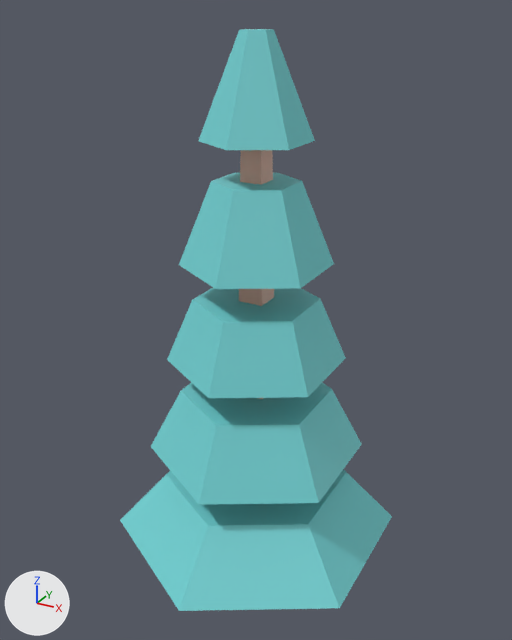
Two versions of the glTF model assets/models/kit/nature_tree_pineRoundA.glb, one commit apart.
The view is the same before and after, from a 50 mm camera at (0.72, -1.311, 1.354) aimed at (-0.013, 0.021, 0.688). Arrows for +X, +Y and +Z are at lower left; the lights stay in place. The picture after the commit comes second. Vertices at exactly the same position are counted once.

Script lines for the objects in view, before the commit:
```python
me_mesh_tree_pinerounda = bpy.data.meshes.new('Mesh tree_pineRoundA')
me_mesh_tree_pinerounda.from_pydata(...)  # 104 vertices, 204 faces; spans x -0.309..0.309, y -0.356..0.356, z -0.05..1.316
me_mesh_tree_pinerounda.materials.append(mat_defaultmaterial)
ob_nature_tree_pinerounda = bpy.data.objects.new('nature_tree_pineRoundA', me_mesh_tree_pinerounda)
ob_nature_tree_pinerounda.location = (0.0, 0.0, 0.0)
```
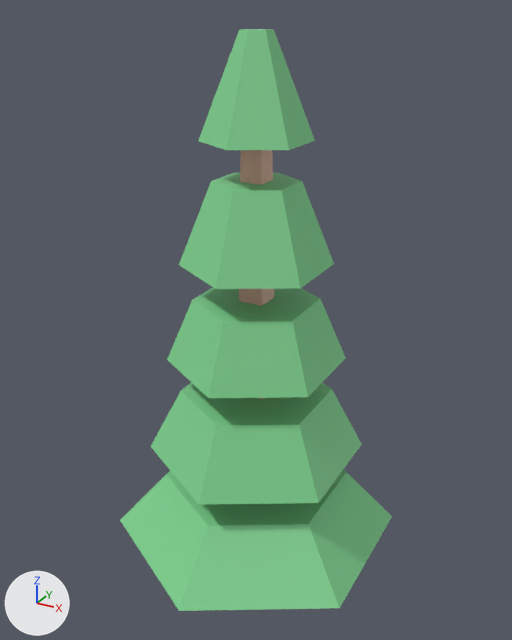
Scene script edits in JSON lines:
```json
{"block": "me_mesh_tree_pinerounda", "where": "me_mesh_tree_pinerounda.from_pydata(...)  # 104 vertices, 204 faces; spans x -0.309..0.309, y -0.356..0.356, z -0.05..1.316"}
{"block": "me_mesh_tree_pinerounda", "where": "# used by ob_nature_tree_pinerounda; location = (0.0, 0.0, 0.0)"}
{"block": "me_mesh_tree_pinerounda", "change": "me_mesh_tree_pinerounda part 1: 154 faces centred in x -0.272..0.272, y -0.254..0.254, z 0.133..1.316 are repainted in the vertex colours; the middle colour goes from cyan #72d3d5 to green #7fd390"}
```

What differs and where, as boxes [x1, y1, x2, y2] in the pictures (512 x 640 px):
```json
{"part": 1, "of": "me_mesh_tree_pinerounda", "change": "recoloured", "before": [120, 29, 392, 611], "after": [120, 29, 392, 611], "on screen": "cyan to green"}
```
